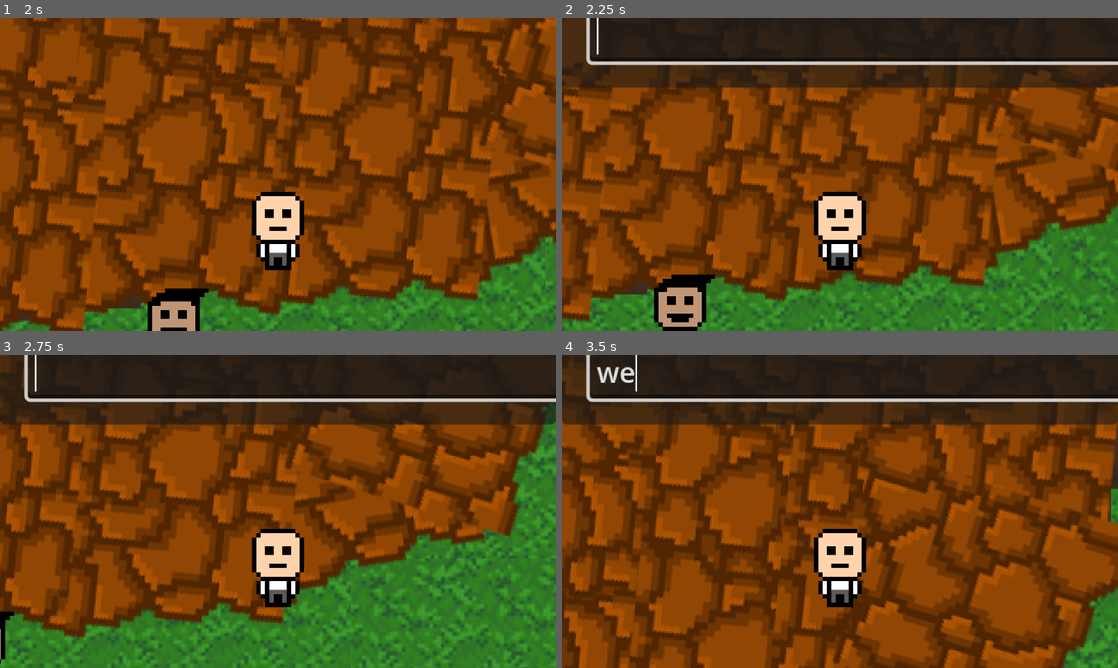
Above: before the commit, frames 1-4 (two rows, left to right).
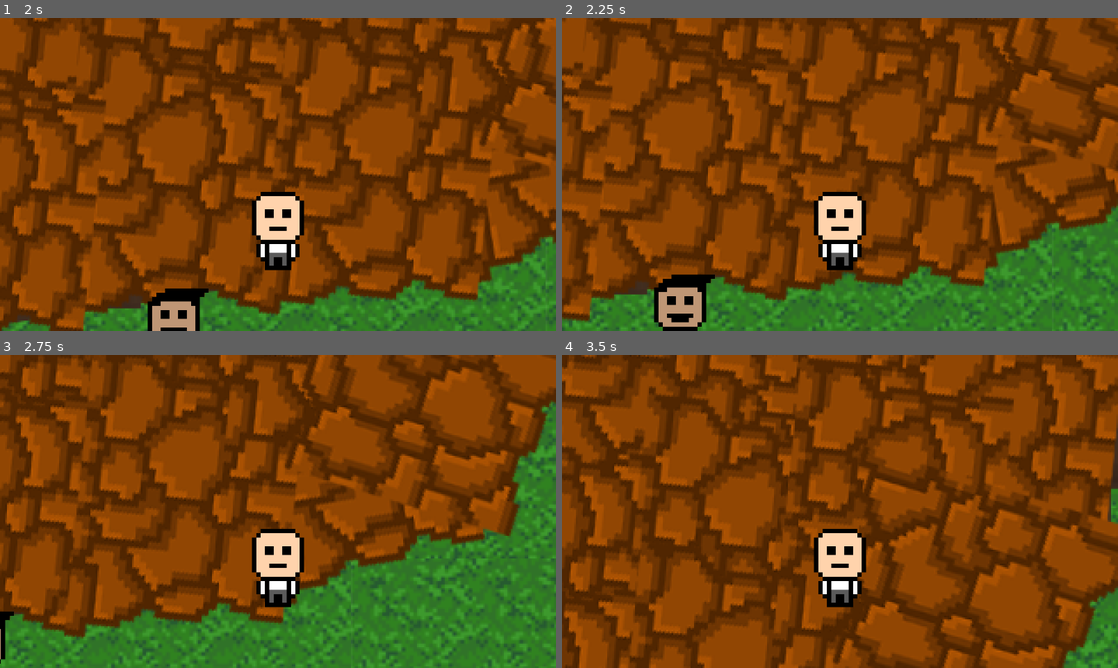
Above: after the commit, the same moments.

Repository: ShrikarSwami/DuckTown
Game: Godot game, scene res://scenes/Main.tscn
Two runs of this game, one before a commit and one after it. Both use one fixed random seed, a clock stepped at 60 frames per second and the inputs below.
Inputs:
- Up to frame 1 (2 s): tap Enter at 0.5 s; hold D (move_right) 0.53-1.28 s; hold E (interact) 0.53-1.28 s; hold S (move_down) from 1.28 s (still down); tap E (interact) at 1.35 s
- Up to frame 2 (2.25 s): release S (move_down) at 2.03 s; hold D (move_right) from 2.03 s (still down); hold E (interact) from 2.03 s (still down)
- Up to frame 3 (2.75 s): keep holding D (move_right); keep holding E (interact)
- Up to frame 4 (3.5 s): release D (move_right) at 2.78 s; release E (interact) at 2.78 s; hold W (move_up) from 2.78 s (still down); tap E (interact) at 2.85 s

Frame 1 is identical in both runs. In frame 2, 22% of the frame differs, in the area x 0-100%, y 0-23%; in frame 3, 22%; in frame 4, 22%.
Error before the commit: Invalid assignment of property or key 'text' with value of type 'String' on a base object of type 'null instance'. (res://scripts/dialogue_ui.gd:10)

Commit message:
feat: Update NPC and Player interaction areas; add hint label to UI

Diff:
--- a/game/scenes/NPC.tscn
+++ b/game/scenes/NPC.tscn
@@ -23,8 +23,8 @@
 
 [node name="InteractArea" type="Area2D" parent="." unique_id=1275081626 groups=["npc_interact"]]
 scale = Vector2(2.5, 2.5)
-collision_layer = 2
-collision_mask = 2
+collision_layer = 4
+collision_mask = 4
 
 [node name="CollisionShape2D" type="CollisionShape2D" parent="InteractArea" unique_id=809746891]
 shape = SubResource("CircleShape2D_7pv12")
--- a/game/scenes/Player.tscn
+++ b/game/scenes/Player.tscn
@@ -11,12 +11,10 @@
 
 [node name="PlayerRoot" type="Node" unique_id=2041773753]
 
-[node name="Player" type="CharacterBody2D" parent="." unique_id=1965973080]
+[node name="Player" type="CharacterBody2D" parent="." unique_id=1965973080 groups=["player"]]
 position = Vector2(800, 450)
 scale = Vector2(2.5, 2.5)
 script = ExtResource("1_v6fml")
-speed = null
-interact_action = null
 
 [node name="CollisionShape2D" type="CollisionShape2D" parent="Player" unique_id=540646384]
 position = Vector2(0, 9)
@@ -31,8 +29,8 @@
 position = Vector2(0, -10)
 
 [node name="InteractArea" type="Area2D" parent="Player" unique_id=1865095707]
-collision_layer = 2
-collision_mask = 2
+collision_layer = 4
+collision_mask = 4
 
 [node name="CollisionShape2D" type="CollisionShape2D" parent="Player/InteractArea" unique_id=1957073643]
 shape = SubResource("CircleShape2D_v6fml")
--- a/game/scenes/UI.tscn
+++ b/game/scenes/UI.tscn
@@ -17,6 +17,16 @@
 anchor_bottom = 1.0
 grow_horizontal = 2
 grow_vertical = 2
+
+[node name="HintLabel" type="Label" parent="Hud/DialogueUI" unique_id=485879628 groups=["dialogue_ui"]]
+layout_mode = 1
+anchors_preset = 2
+anchor_top = 1.0
+anchor_bottom = 1.0
+offset_top = -23.0
+offset_right = 607.0
+grow_vertical = 0
+text = "Press E to talk"
 
 [node name="DialoguePanel" type="Panel" parent="Hud/DialogueUI" unique_id=2121308373]
 custom_minimum_size = Vector2(0, 220)
@@ -67,8 +77,3 @@
 layout_mode = 2
 size_flags_horizontal = 4
 text = "Say"
-
-[node name="HintLabel" type="Label" parent="Hud/DialogueUI/DialoguePanel/Margin/VBox" unique_id=485879628]
-visible = false
-layout_mode = 2
-text = "Press E to talk"
--- a/game/scripts/dialogue_ui.gd
+++ b/game/scripts/dialogue_ui.gd
@@ -1,59 +1,132 @@
+# dialogue_ui.gd (clean replacement, no pinning, relies on UI.tscn anchors)
 extends Control
 
-@onready var name_label: Label = $DialoguePanel/Margin/VBox/NameLabel
-@onready var chat_log: RichTextLabel = $DialoguePanel/Margin/VBox/ChatLog
-@onready var user_input: LineEdit = $DialoguePanel/Margin/VBox/InputRow/UserInput
-@onready var send_button: Button = $DialoguePanel/Margin/VBox/InputRow/SendButton
-@onready var hint_label: Label = $Hud/DialogueUI/DialoguePanel/Margin/VBox/HintLabel
+@export var hint_label_path: NodePath
+@export var dialogue_panel_path: NodePath
+@export var npc_name_label_path: NodePath
 
-func show_hint(npc_name: String) -> void:
-	hint_label.text = "Press E to talk to " + npc_name
-	hint_label.show()
+var _hint_label: Label
+var _dialogue_panel: Control
+var _npc_name_label: Label
+
+var _dialogue_open: bool = false
+var _current_npc: Node = null
+
+
+func _ready() -> void:
+	_hint_label = _resolve_hint_label()
+	_dialogue_panel = _resolve_dialogue_panel()
+	_npc_name_label = _resolve_npc_name_label()
+
+	print("DialogueUI ready")
+	print("  HintLabel resolved: %s" % _node_debug(_hint_label))
+	print("  DialoguePanel resolved: %s" % _node_debug(_dialogue_panel))
+	print("  NPCNameLabel resolved: %s" % _node_debug(_npc_name_label))
+
+	if _dialogue_panel == null:
+		push_error("DialogueUI: DialoguePanel not found. Set dialogue_panel_path OR ensure a child named DialoguePanel exists.")
+	else:
+		_dialogue_panel.hide()
+		print("  DialoguePanel hidden on ready (visible=%s)" % str(_dialogue_panel.visible))
+
+	if _hint_label != null:
+		_hint_label.hide()
+
+
+func show_hint(text: String) -> void:
+	print("show_hint called with npc name: %s" % _extract_npc_name_from_hint(text))
+
+	if _dialogue_open:
+		return
+
+	if _hint_label == null:
+		push_warning("DialogueUI: show_hint called but HintLabel is null. Set hint_label_path OR ensure a child named HintLabel exists.")
+		return
+
+	_hint_label.text = text
+	_hint_label.show()
+
 
 func hide_hint() -> void:
-	hint_label.hide()
+	print("hide_hint called")
 
-var current_npc: Node = null
+	if _hint_label == null:
+		return
 
-func _ready() -> void:
-	hide()
-	send_button.pressed.connect(_on_send_pressed)
-	user_input.text_submitted.connect(_on_text_submitted)
+	_hint_label.hide()
+
 
 func open_for_npc(npc: Node) -> void:
-	current_npc = npc
-	show()
-	user_input.grab_focus()
+	_current_npc = npc
+	_dialogue_open = true
 
-	# NPC display name (fallback to node name)
-	var display_name := npc.name
-	if npc.has_meta("display_name"):
-		display_name = str(npc.get_meta("display_name"))
+	var npc_name: String = npc.name if npc != null else "Unknown"
+	print("open_for_npc called with npc name: %s" % npc_name)
 
-	name_label.text = display_name
+	hide_hint()
 
-	# Optional greeting
-	chat_log.clear()
-	_append_line("[b]%s:[/b] Hello." % display_name)
-
-func _on_send_pressed() -> void:
-	_submit_user_text()
-
-func _on_text_submitted(_text: String) -> void:
-	_submit_user_text()
-
-func _submit_user_text() -> void:
-	var msg := user_input.text.strip_edges()
-	if msg == "":
+	if _dialogue_panel == null:
+		push_error("DialogueUI: open_for_npc called but DialoguePanel is null. Set dialogue_panel_path OR ensure a child named DialoguePanel exists.")
 		return
 
-	_append_line("[b]You:[/b] %s" % msg)
-	user_input.text = ""
+	_dialogue_panel.show()
 
-	# Placeholder response for now
-	var npc_name := name_label.text
-	_append_line("[b]%s:[/b] (thinking...)" % npc_name)
+	if _npc_name_label != null:
+		_npc_name_label.text = npc_name
 
-func _append_line(bbcode_line: String) -> void:
-	chat_log.append_text(bbcode_line + "\n")
-	chat_log.scroll_to_line(chat_log.get_line_count())
+	print("  DialoguePanel visible=%s" % str(_dialogue_panel.visible))
+
+
+func close_dialogue() -> void:
+	print("close_dialogue called")
+
+	_dialogue_open = false
+	_current_npc = null
+
+	if _dialogue_panel != null:
+		_dialogue_panel.hide()
+
+
+func is_dialogue_open() -> bool:
+	return _dialogue_open
+
+
+func _resolve_hint_label() -> Label:
+	var n: Node = null
+	if hint_label_path != NodePath():
+		n = get_node_or_null(hint_label_path)
+	if n == null:
+		n = find_child("HintLabel", true, false)
+	return n as Label
+
+
+func _resolve_dialogue_panel() -> Control:
+	var n: Node = null
+	if dialogue_panel_path != NodePath():
+		n = get_node_or_null(dialogue_panel_path)
+	if n == null:
+		n = find_child("DialoguePanel", true, false)
+	return n as Control
+
+
+func _resolve_npc_name_label() -> Label:
+	var n: Node = null
+	if npc_name_label_path != NodePath():
+		n = get_node_or_null(npc_name_label_path)
+	if n == null:
+		n = find_child("NPCNameLabel", true, false)
+	return n as Label
+
+
+func _extract_npc_name_from_hint(text: String) -> String:
+	var marker: String = "Press E to talk to "
+	var idx: int = text.find(marker)
+	if idx == -1:
+		return text
+	return text.substr(idx + marker.length())
+
+
+func _node_debug(n: Node) -> String:
+	if n == null:
+		return "null"
+	return "%s (%s)" % [String(n.get_path()), n.get_class()]
--- a/game/scripts/player_controller.gd
+++ b/game/scripts/player_controller.gd
@@ -1,104 +1,99 @@
 extends CharacterBody2D
 
-@export var speed := 160.0
-@onready var interact_area := $InteractArea
-@onready var dialogue_ui := get_tree().get_first_node_in_group("dialogue_ui")
+@export var speed: float = 160.0
+@export var debug_interact: bool = true
 
-var nearby_interact_areas := []
+@onready var interact_area: Area2D = $InteractArea
+@onready var dialogue_ui: Node = get_tree().get_first_node_in_group("dialogue_ui")
 
+var nearby_interact_areas: Array[Area2D] = []
 
 func _ready() -> void:
-	# Safety checks so you immediately know what is missing.
-	if interact_area == null:
-		push_error("Player is missing child Area2D named 'InteractArea'.")
-	else:
-		interact_area.area_entered.connect(_on_area_entered)
-		interact_area.area_exited.connect(_on_area_exited)
+	if dialogue_ui == null:
+		push_error("No node in group 'dialogue_ui'. Add DialogueUI to that group and instance UI.tscn in Main.")
 
-	if dialogue_ui == null:
-		push_error("No node in group 'dialogue_ui'. Put your DialogueUI node in that group AND make sure UI.tscn is instanced in Main.")
+	interact_area.area_entered.connect(_on_area_entered)
+	interact_area.area_exited.connect(_on_area_exited)
 
 	_setup_input_map_if_missing()
 
-
 func _physics_process(_delta: float) -> void:
-	var dir := Input.get_vector("move_left", "move_right", "move_up", "move_down")
+	var dir: Vector2 = Input.get_vector("move_left", "move_right", "move_up", "move_down")
 	velocity = dir * speed
 	move_and_slide()
 
-
 func _unhandled_input(event: InputEvent) -> void:
-	# Press E to interact
 	if event.is_action_pressed("interact"):
 		_try_interact()
 		get_viewport().set_input_as_handled()
 
-
 func _try_interact() -> void:
-	var closest := _get_closest_interact_area()
+	var closest: Area2D = _get_closest_interact_area()
 	if closest == null:
 		return
 
-	# The interact Area2D is a child of the NPC scene, so its parent should be the NPC root.
-	var npc := closest.get_parent()
+	var npc: Node = closest.get_parent()
 	if npc == null:
 		return
 
 	if dialogue_ui != null and dialogue_ui.has_method("open_for_npc"):
 		dialogue_ui.call("open_for_npc", npc)
 
-
 func _get_closest_interact_area() -> Area2D:
 	if nearby_interact_areas.is_empty():
 		return null
 
 	var closest: Area2D = null
-	var best_dist := INF
-	for a in nearby_interact_areas:
+	var best_dist: float = INF
+
+	for a: Area2D in nearby_interact_areas:
 		if a == null:
 			continue
-		var d := global_position.distance_to(a.global_position)
+		var d: float = global_position.distance_to(a.global_position)
 		if d < best_dist:
 			best_dist = d
 			closest = a
+
 	return closest
 
+func _on_area_entered(area: Area2D) -> void:
+	if area == null:
+		return
+	if not area.is_in_group("npc_interact"):
+		return
 
-func _on_area_entered(area: Area2D) -> void:
-	if area == null or not area.is_in_group("npc_interact"):
-		return
+	if debug_interact:
+		print("Entered npc_interact: ", area.name)
 
 	if not nearby_interact_areas.has(area):
 		nearby_interact_areas.append(area)
 
-	var npc := area.get_parent()
-	var npc_name: String = "NPC"
-	if npc != null:
-		npc_name = str(npc.name)
+	var npc: Node = area.get_parent()
+	var npc_name: String = npc.name if npc != null else "NPC"
 
 	if dialogue_ui != null and dialogue_ui.has_method("show_hint"):
-		dialogue_ui.call("show_hint", "Press E to talk to " + npc_name)
+		dialogue_ui.call("show_hint", npc_name)
+
 func _on_area_exited(area: Area2D) -> void:
 	if area == null:
 		return
+	if not nearby_interact_areas.has(area):
+		return
 
-	if nearby_interact_areas.has(area):
-		nearby_interact_areas.erase(area)
+	if debug_interact:
+		print("Exited npc_interact: ", area.name)
 
-	if nearby_interact_areas.is_empty():
-		if dialogue_ui != null and dialogue_ui.has_method("hide_hint"):
+	nearby_interact_areas.erase(area)
+
+	if dialogue_ui != null and dialogue_ui.has_method("hide_hint"):
+		if nearby_interact_areas.is_empty():
 			dialogue_ui.call("hide_hint")
-	else:
-		var closest := _get_closest_interact_area()
-		if closest != null:
-			var npc := closest.get_parent()
-			var npc_name: String = "NPC"
-			if npc != null:
-				npc_name = str(npc.name)
-
-			if dialogue_ui != null and dialogue_ui.has_method("show_hint"):
-				dialogue_ui.call("show_hint", "Press E to talk to " + npc_name)
-
+		else:
+			var closest: Area2D = _get_closest_interact_area()
+			var npc: Node = closest.get_parent() if closest != null else null
+			var npc_name: String = npc.name if npc != null else "NPC"
+			if dialogue_ui.has_method("show_hint"):
+				dialogue_ui.call("show_hint", npc_name)
 
 func _setup_input_map_if_missing() -> void:
 	_ensure_action_with_keys("move_left", [KEY_A, KEY_LEFT])
@@ -107,21 +102,19 @@
 	_ensure_action_with_keys("move_down", [KEY_S, KEY_DOWN])
 	_ensure_action_with_keys("interact", [KEY_E])
 
-
-func _ensure_action_with_keys(action_name: String, keys: Array) -> void:
+func _ensure_action_with_keys(action_name: StringName, keys: Array[Key]) -> void:
 	if not InputMap.has_action(action_name):
 		InputMap.add_action(action_name)
 
-	for k in keys:
+	for k: Key in keys:
 		if _action_has_key(action_name, k):
 			continue
 		var ev := InputEventKey.new()
-		ev.keycode = int(k)
+		ev.keycode = k
 		InputMap.action_add_event(action_name, ev)
 
-
-func _action_has_key(action_name: String, keycode_value: int) -> bool:
-	for ev in InputMap.action_get_events(action_name):
+func _action_has_key(action_name: StringName, keycode_value: Key) -> bool:
+	for ev: InputEvent in InputMap.action_get_events(action_name):
 		if ev is InputEventKey and (ev as InputEventKey).keycode == keycode_value:
 			return true
 	return false
